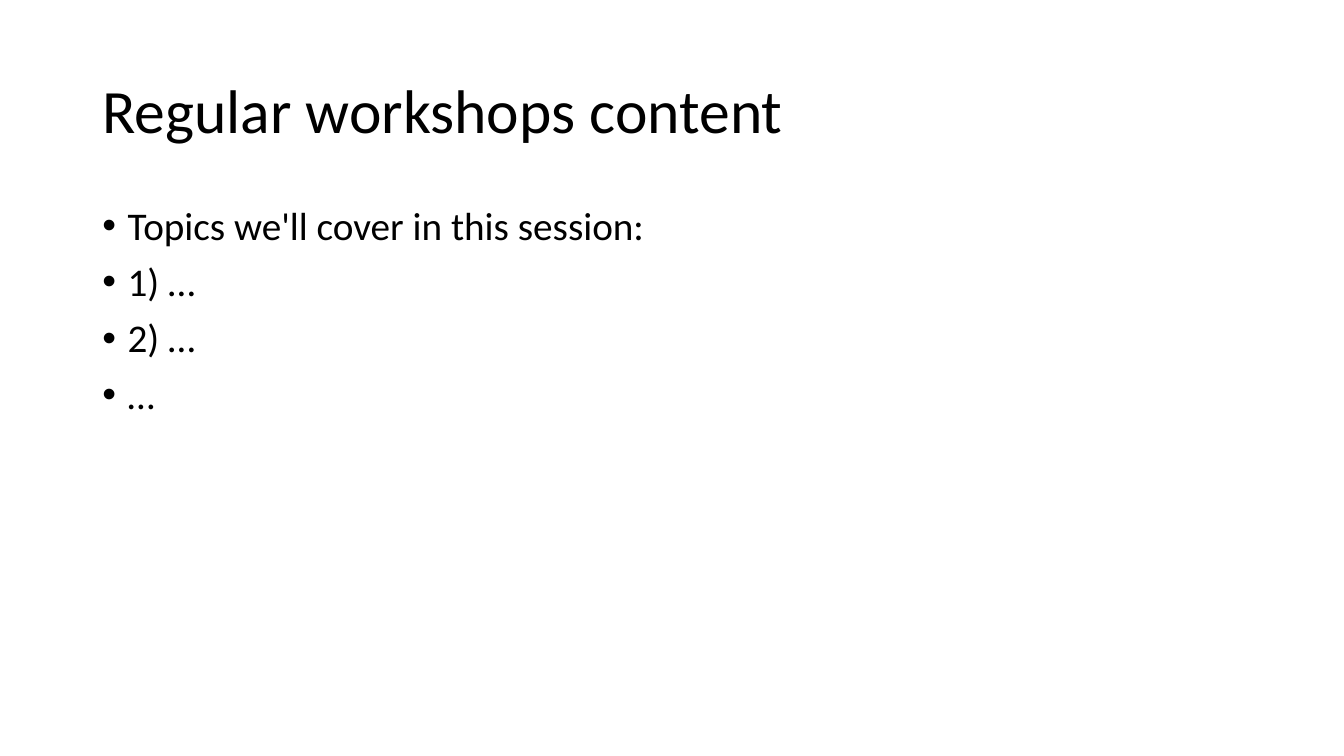
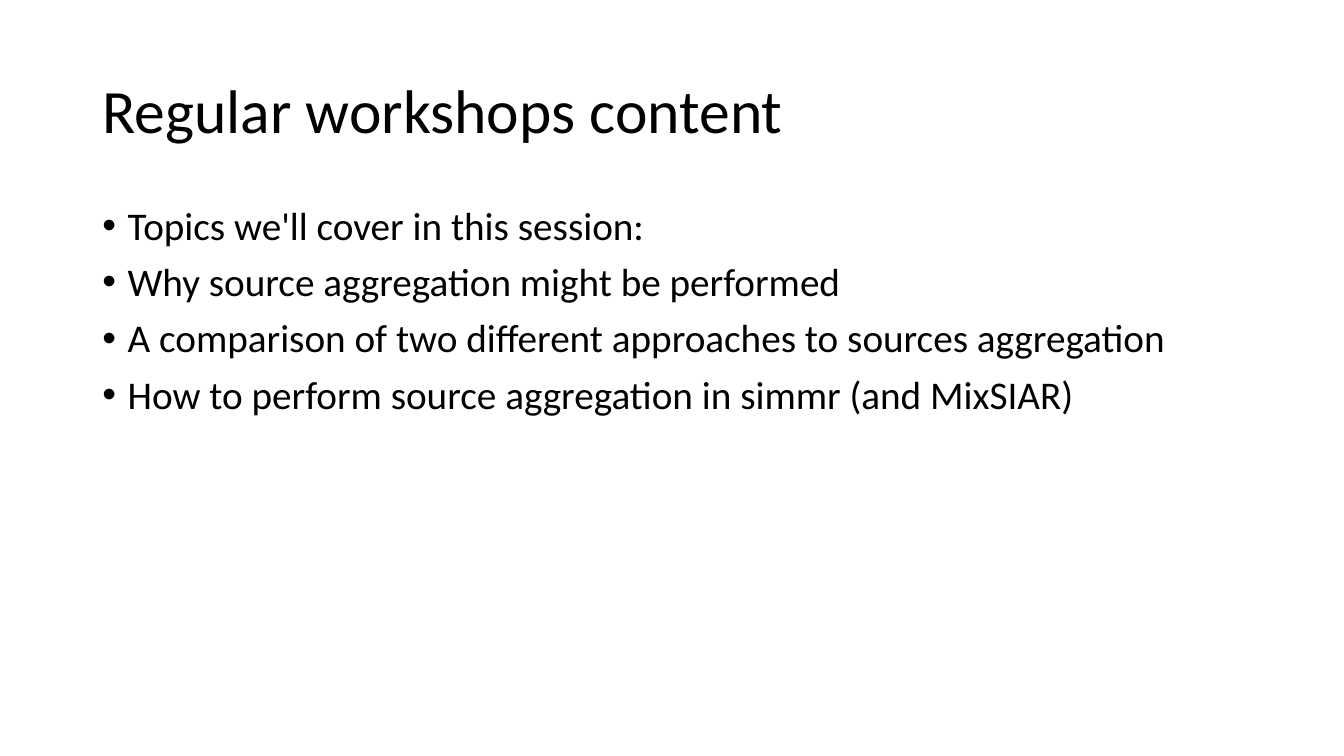
Before and after one commit to andrewcparnell/simms_course, a slide deck: slide 5 of Instats/Day-3/Session-15/source-aggregation-instats.pptx. Drawn at 1344x756 pixels with LibreOffice and Linux fonts; fonts in the diff are those of the drawing. Boxes give left, top, right and bottom in pixels: in the first picture for what was removed or moved away, otherwise in the second. Text is boxed around its words. In the diff, an @@ line names an element or a change of style, - is before the commit and + after.

```diff
--- a/Instats/Day-3/Session-15/source-aggregation-instats.pptx
+++ b/Instats/Day-3/Session-15/source-aggregation-instats.pptx
@@ text at (128, 268, 1165, 416): text changed @@
-• 1) …
-• 2) …
-• …
+• Why source aggregation might be performed
+• A comparison of two different approaches to sources aggregation
+• How to perform source aggregation in simmr (and MixSIAR)
```
Also in this commit, not shown: 1 other slide changed, 1 slide removed, 17 other files.
